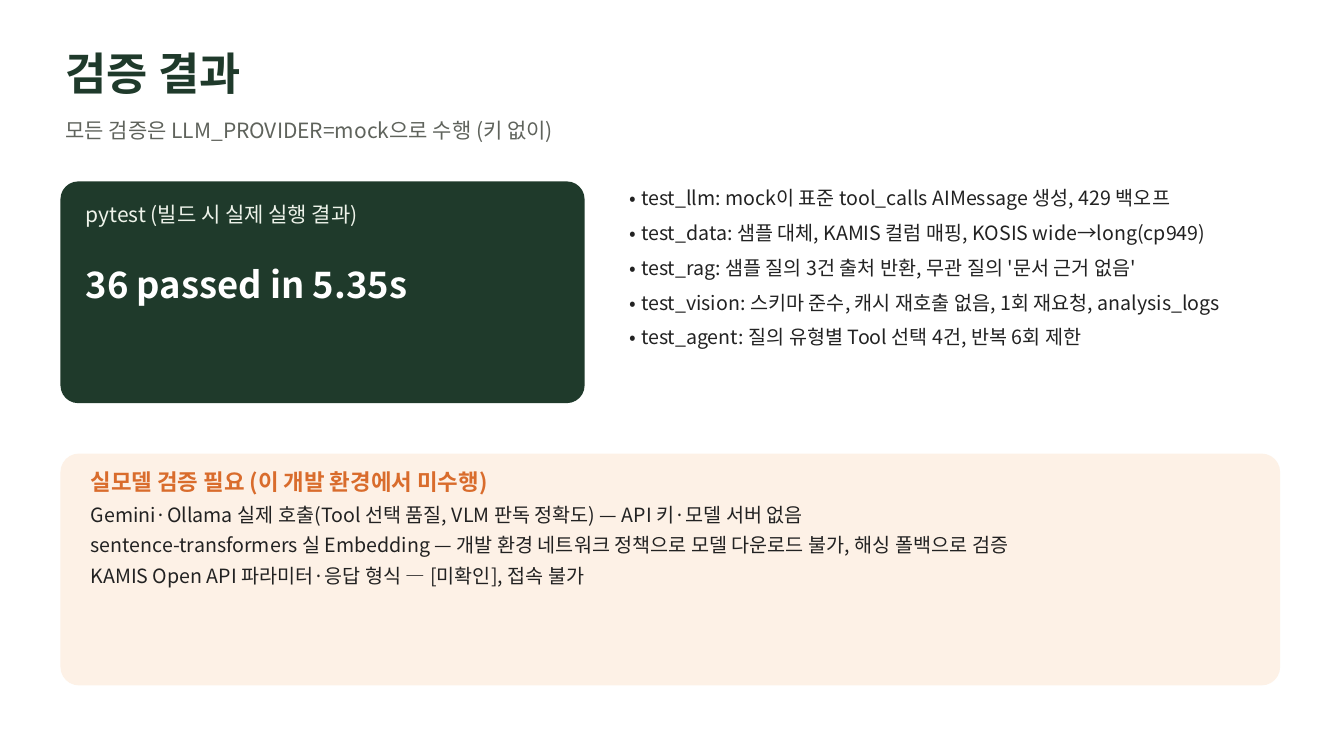
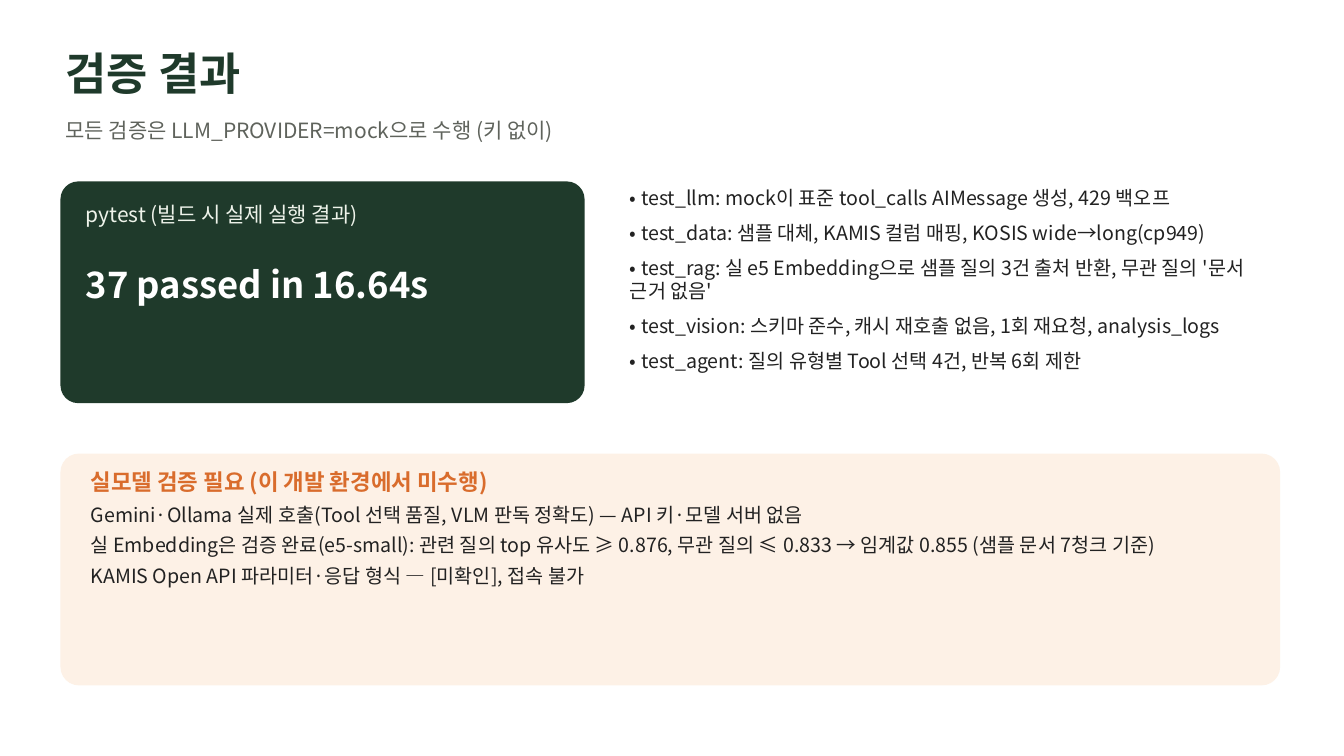
Before and after one commit to ruberduckdot/ICT-work, a slide deck: slide 12 of docs/발표자료.pptx. Drawn at 1344x756 pixels with LibreOffice and Linux fonts; fonts in the diff are those of the drawing. Boxes give left, top, right and bottom in pixels: in the first picture for what was removed or moved away, otherwise in the second. Text is boxed around its words. In the diff, an @@ line names an element or a change of style, - is before the commit and + after.

```diff
--- a/docs/발표자료.pptx
+++ b/docs/발표자료.pptx
@@ text at box(86, 268, 429, 306): text changed @@
-36 passed in 5.35s
+37 passed in 16.64s
@@ text at box(630, 258, 1245, 300): text changed @@
-• test_rag: 샘플 질의 3건 출처 반환, 무관 질의 '문서 근거 없음'
+• test_rag: 실 e5 Embedding으로 샘플 질의 3건 출처 반환, 무관 질의 '문서 근거 없음'
@@ text at box(91, 535, 1155, 557): text changed @@
-sentence-transformers 실 Embedding — 개발 환경 네트워크 정책으로 모델 다운로드 불가, 해싱 폴백으로 검증
+실 Embedding은 검증 완료(e5-small): 관련 질의 top 유사도 ≥ 0.876, 무관 질의 ≤ 0.833 → 임계값 0.855 (샘플 문서 7청크 기준)
```
Also in this commit, not shown: 2 other slides changed, 11 other files.
